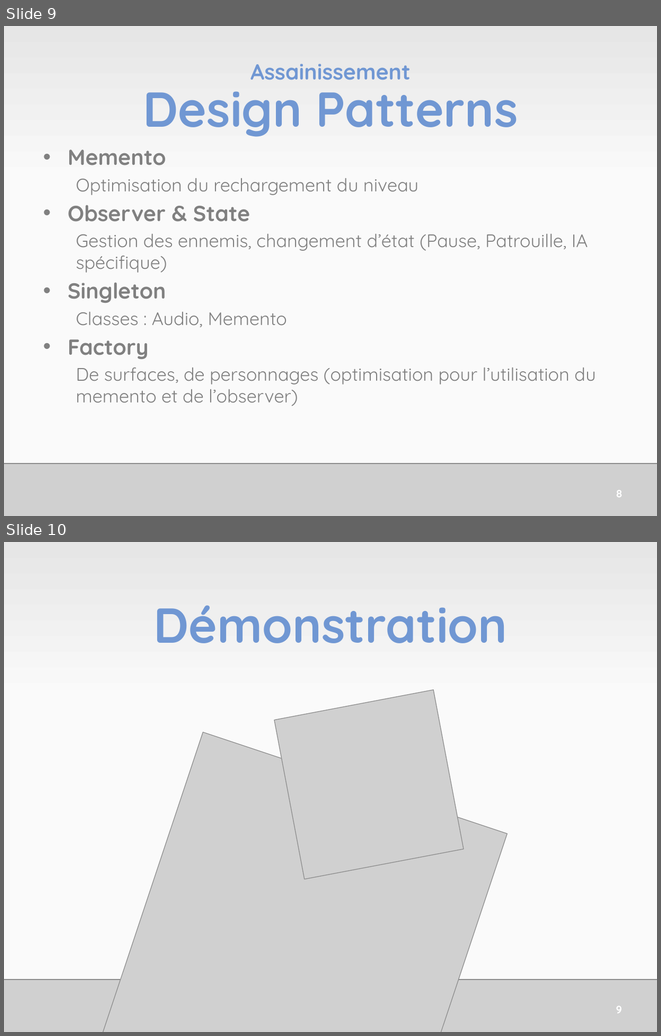
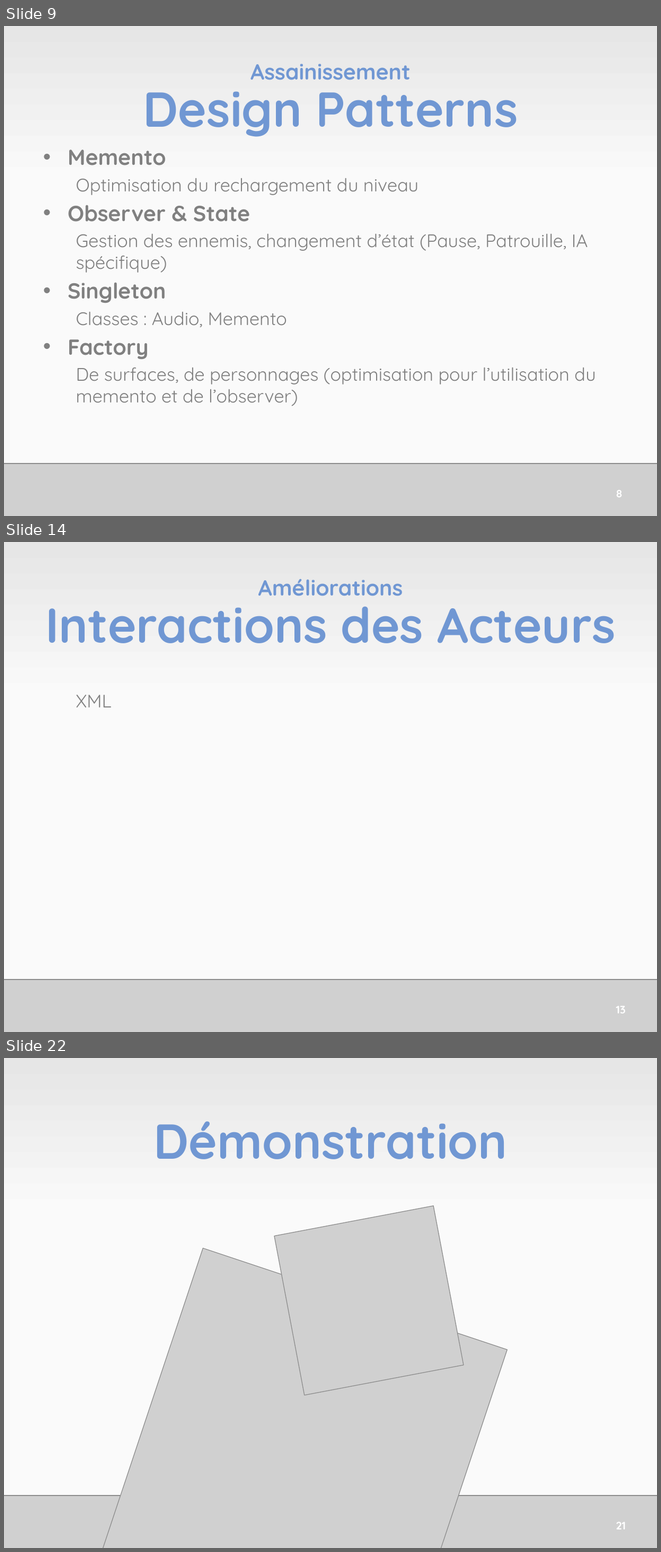
Before and after one commit to RomainClaret/bsc.p2.2, a slide deck: Administration/JamesGouinSePresente.pptx. Shown one above the other, each under a label of ours: slides 9 and 10 before the commit, slides 9, 14 and 22 after it; the slides between them are not shown. The pictures are 661x1036 and 661x1552 pixels, drawn with LibreOffice and Linux fonts; fonts in the diff are those of the drawing; grey boxes stand for pictures. Boxes give left, top, right and bottom in pixels: in the first picture for what was removed or moved away, otherwise in the second. Text is boxed around its words. In the diff, an @@ line names an element or a change of style, - is before the commit and + after.

```diff
--- a/Administration/JamesGouinSePresente.pptx
+++ b/Administration/JamesGouinSePresente.pptx
@@ slide 14 added at bbox=[4, 542, 657, 1032], background gradient #FAFAFA to #E6E6E6 @@
@@ title added at bbox=[45, 579, 615, 643], 54 pt, text #7097D3, bold @@
+Améliorations
+Interactions des Acteurs
@@ text added at bbox=[76, 695, 112, 707], 20 pt, text #808080 @@
+  XML
@@ picture added at bbox=[4, 979, 657, 1032] @@
@@ page number added at bbox=[616, 1006, 626, 1013], 12 pt, text #FFFFFF, bold @@
+13
@@ what was slide 10 is now slide 22 @@
@@ page number at bbox=[616, 1522, 626, 1529]: text changed @@
-9
+21
```
Also in this commit, not shown: 11 other slides added, 5 other files.
